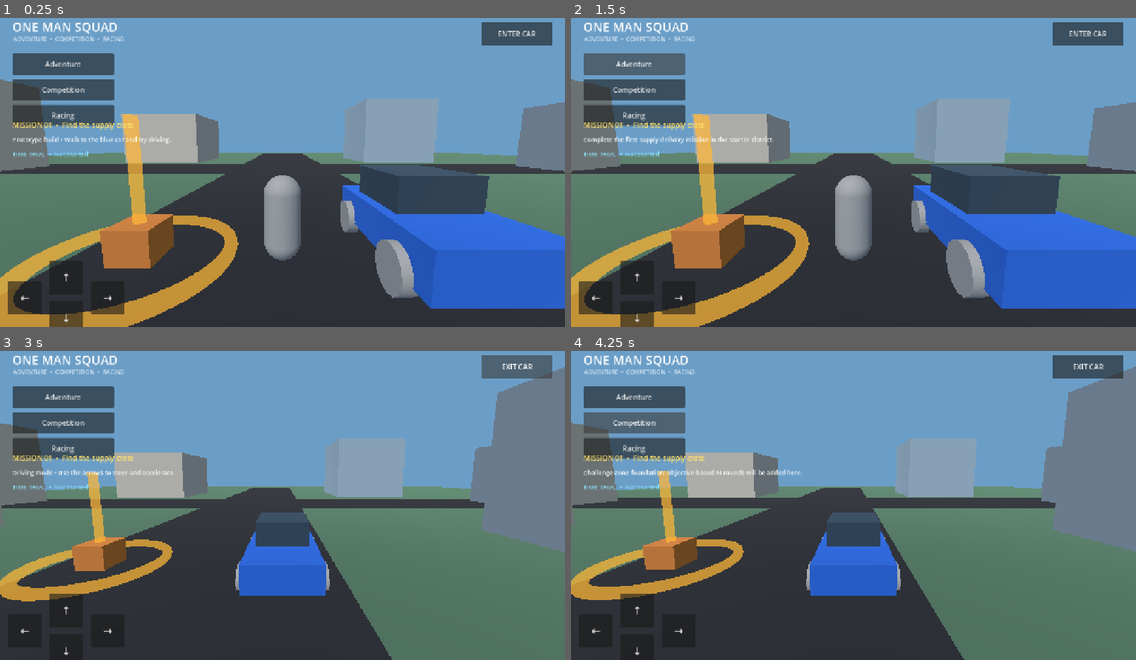
Above: before the commit, frames 1-4 (two rows, left to right).
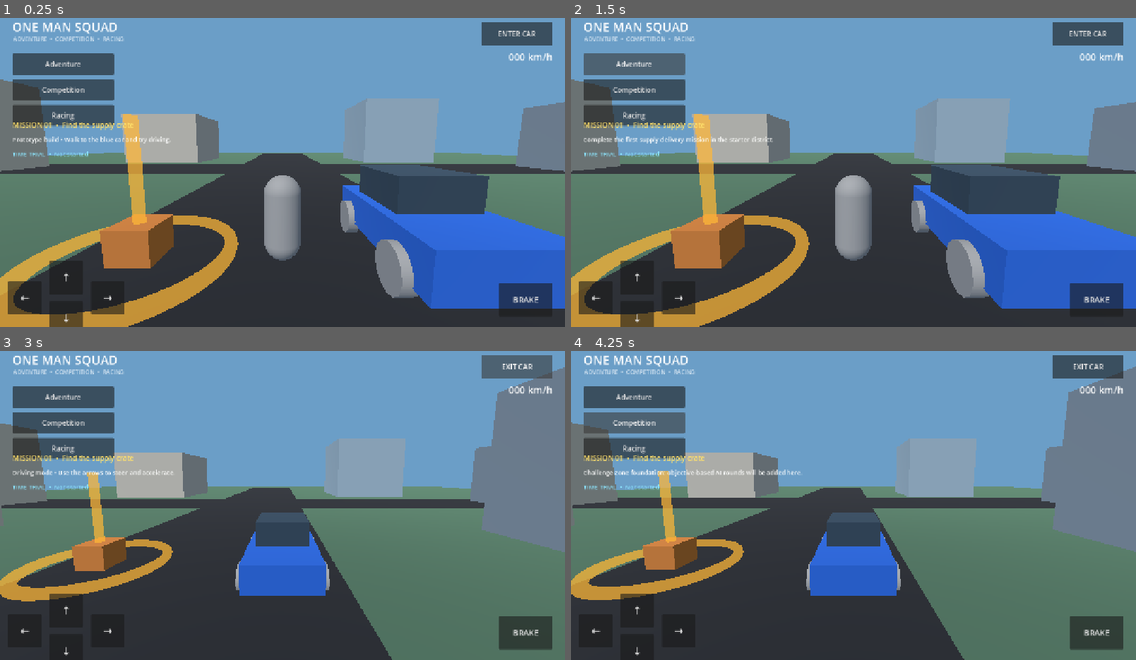
Above: after the commit, the same moments.

Repository: newgenerationnetwork617-ops/one-man-squad
Game: Godot game, scene res://scenes/main.tscn
The game is run twice, just before and just after one commit, with the same random seed, the same clock (stepped at 60 frames per second) and the same inputs.
Inputs (mouse positions are in pixels of both pictures, inside the frame that each line leads up to):
- Up to frame 1 (0.25 s): no input
- Up to frame 2 (1.5 s): click (1096, 299) at 0.5 s, where only the run after the commit has a clickable "BRAKE"; click "Adventure" at 1.25 s
- Up to frame 3 (3 s): click "Adventure" at 2 s; click "ENTER CAR" at 2.75 s
- Up to frame 4 (4.25 s): click "Competition" at 3.5 s

The runs differ from the first frame. In frame 1, 0.9% of the frame differs, in the area x 88-98%, y 11-95%; in frame 2, 0.9%; in frame 3, 1.1%, in the area x 88-98%, y 11-97%; in frame 4, 1.1%.

Commit message:
Add driving speed display and mobile brake control

Diff:
--- a/scripts/main.gd
+++ b/scripts/main.gd
@@ -18,6 +18,7 @@
 var race_active := false
 var race_checkpoint_index := 0
 var race_elapsed := 0.0
+var speed_label: Label
 
 func _ready() -> void:
 	_build_environment()
@@ -28,6 +29,8 @@
 	_build_interface()
 
 func _process(delta: float) -> void:
+	if is_instance_valid(vehicle) and is_instance_valid(speed_label):
+		speed_label.text = "%03d km/h" % int(absf(vehicle.current_speed) * 3.6)
 	if race_active:
 		race_elapsed += delta
 		race_label.text = "TIME TRIAL  •  %05.2f s" % race_elapsed
@@ -160,6 +163,19 @@
 	race_label.add_theme_color_override("font_color", Color(0.55, 0.9, 1.0))
 	root.add_child(race_label)
 
+	speed_label = Label.new()
+	speed_label.text = "000 km/h"
+	speed_label.anchor_left = 1.0
+	speed_label.anchor_right = 1.0
+	speed_label.offset_left = -190
+	speed_label.offset_right = -28
+	speed_label.offset_top = 92
+	speed_label.offset_bottom = 126
+	speed_label.horizontal_alignment = HORIZONTAL_ALIGNMENT_RIGHT
+	speed_label.add_theme_font_size_override("font_size", 22)
+	speed_label.add_theme_color_override("font_color", Color.WHITE)
+	root.add_child(speed_label)
+
 	drive_button = Button.new()
 	drive_button.text = "ENTER CAR"
 	drive_button.anchor_left = 1.0
@@ -175,6 +191,7 @@
 	_add_touch_button(root, "↓", Vector2(112, -58), "move_back")
 	_add_touch_button(root, "←", Vector2(18, -104), "move_left")
 	_add_touch_button(root, "→", Vector2(206, -104), "move_right")
+	_add_brake_button(root)
 
 func _build_adventure_mission() -> void:
 	# A small, safe delivery mission introduces exploration and navigation.
@@ -375,3 +392,24 @@
 		Input.action_release(action_name)
 	)
 	parent.add_child(button)
+
+func _add_brake_button(parent: Control) -> void:
+	var button := Button.new()
+	button.text = "BRAKE"
+	button.custom_minimum_size = Vector2(112, 68)
+	button.anchor_left = 1.0
+	button.anchor_top = 1.0
+	button.anchor_right = 1.0
+	button.anchor_bottom = 1.0
+	button.offset_left = -150
+	button.offset_top = -100
+	button.offset_right = -28
+	button.offset_bottom = -24
+	button.add_theme_font_size_override("font_size", 18)
+	button.button_down.connect(func() -> void:
+		Input.action_press("vehicle_brake")
+	)
+	button.button_up.connect(func() -> void:
+		Input.action_release("vehicle_brake")
+	)
+	parent.add_child(button)
